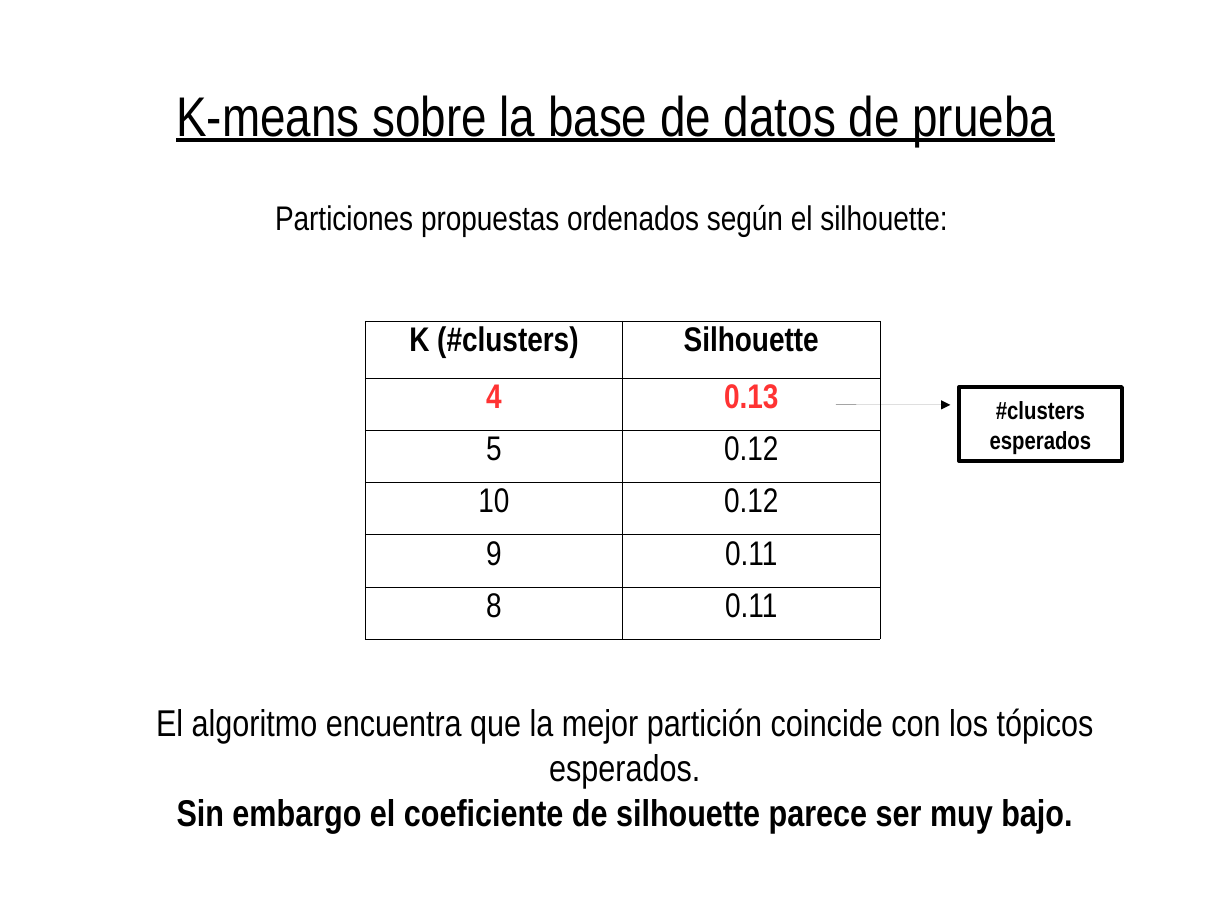
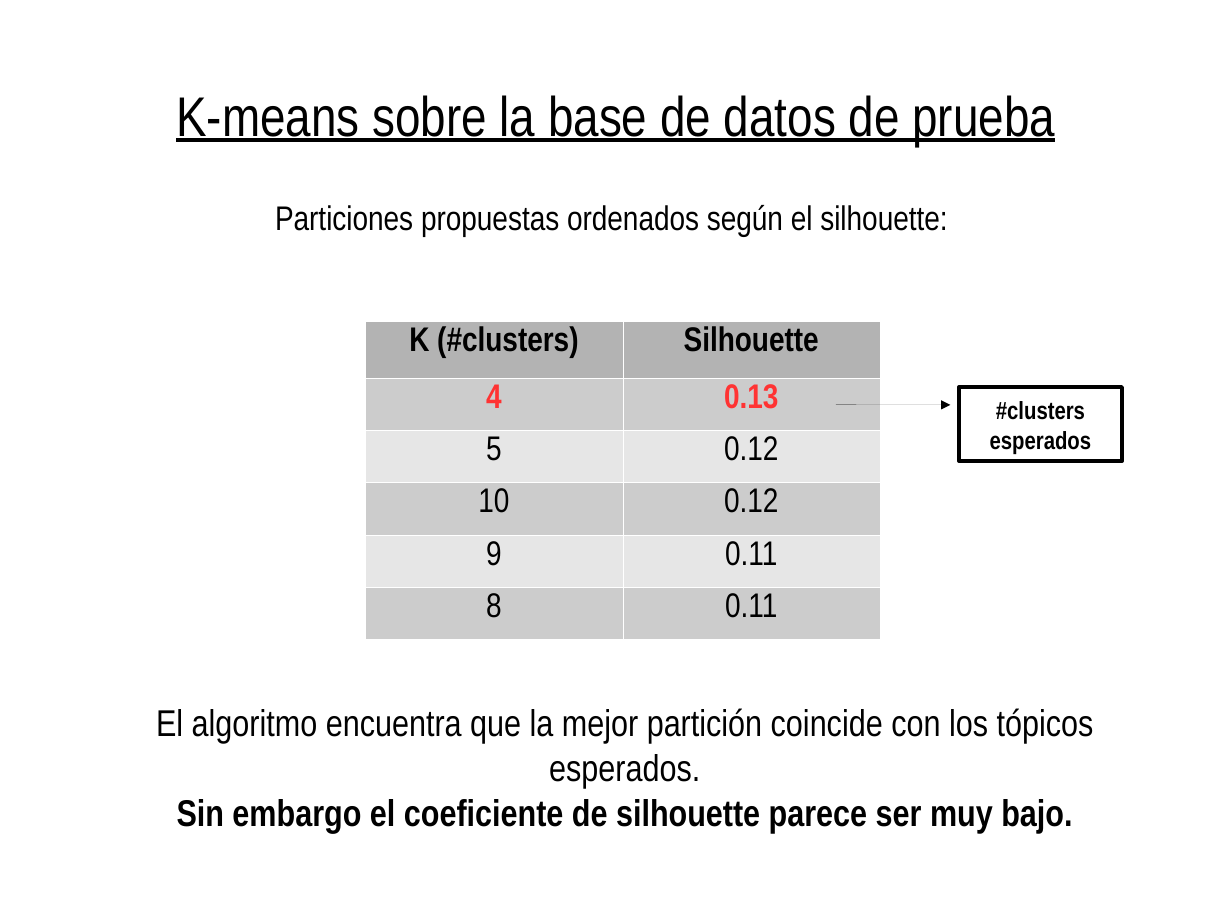
Before and after one commit to spinto88/Analisis_notas, a slide deck: slide 16 of Presentacion_analisis.odp. Drawn at 1232x924 pixels with LibreOffice and Linux fonts; fonts in the diff are those of the drawing. Boxes give left, top, right and bottom in pixels: in the first picture for what was removed or moved away, otherwise in the second. Text is boxed around its words. In the diff, an @@ line names an element or a change of style, - is before the commit and + after.

```diff
--- a/Presentacion_analisis.odp
+++ b/Presentacion_analisis.odp
@@ table at (366,321,880,635) @@
@@ fill none to #B3B3B3 in row 1 @@
@@ fill none to #CCCCCC in 6 cells @@
@@ fill none to #E6E6E6 in 4 cells @@
@@ borders changed @@
```
Also in this commit, not shown: 9 other slides changed, 6 slides added, 9 other files.
